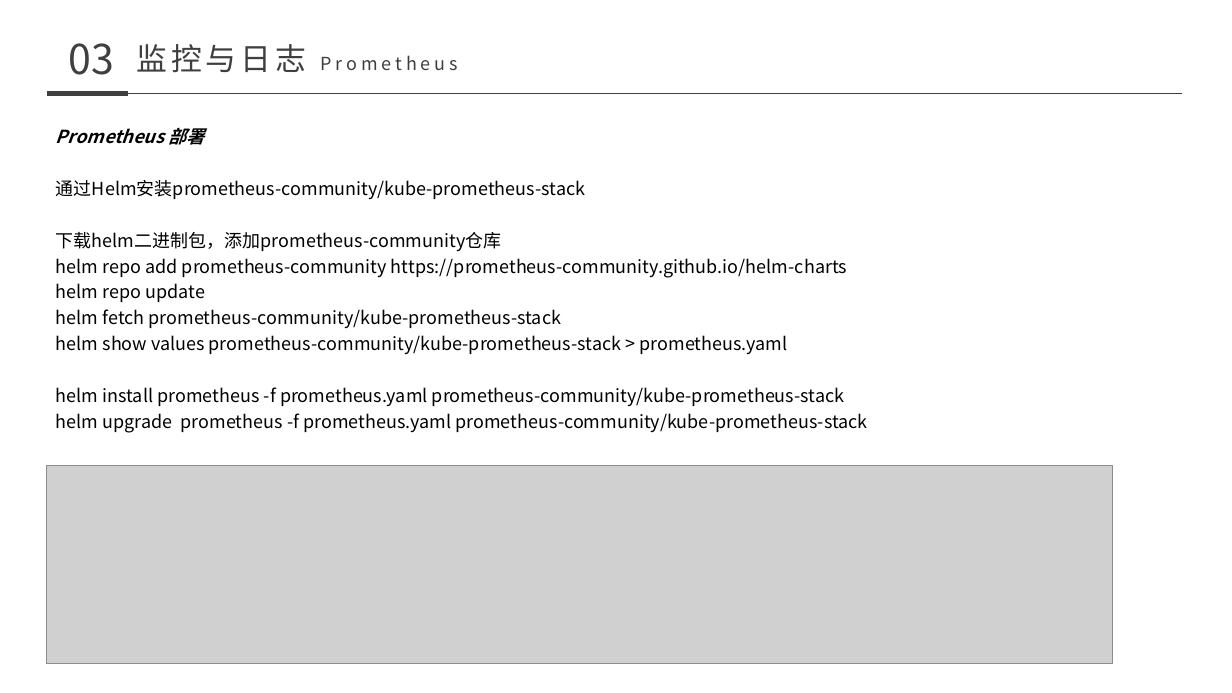
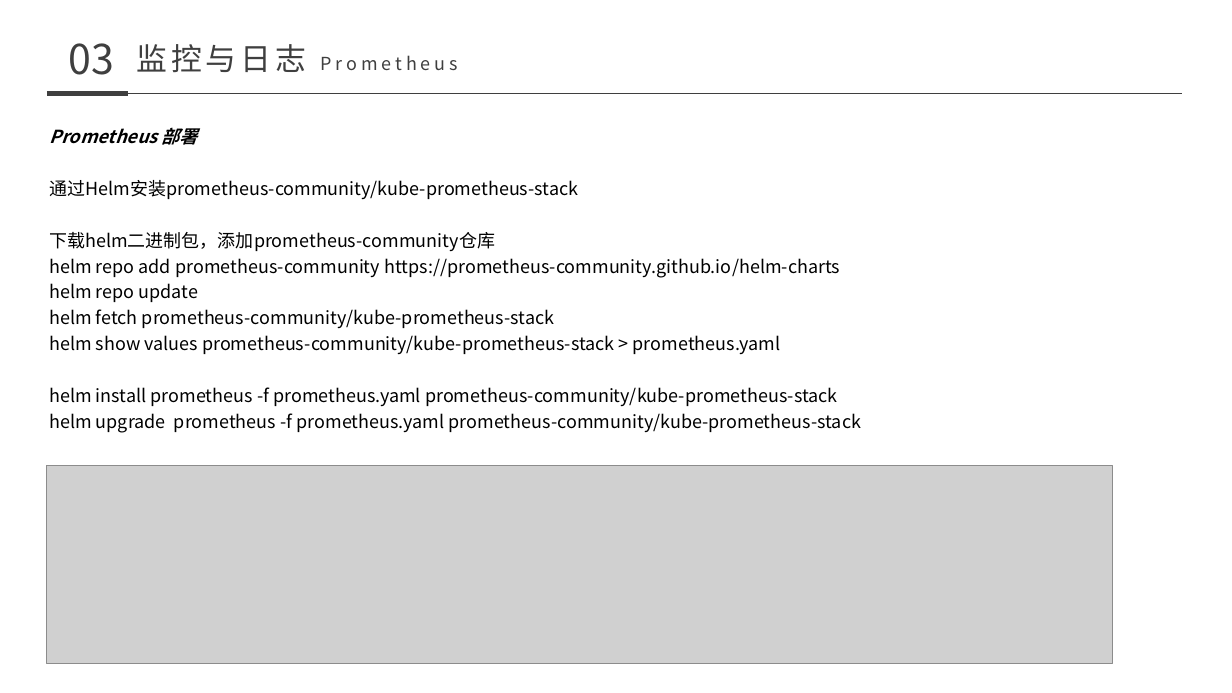
Before and after one commit to nutionMedivn/Kubernetes-training-camp, a slide deck: slide 73 of 基础/008-011 kubernetes.pptx. Drawn at 1232x693 pixels with LibreOffice and Linux fonts; fonts in the diff are those of the drawing; grey boxes stand for pictures. Boxes give left, top, right and bottom in pixels: in the first picture for what was removed or moved away, otherwise in the second. Text is boxed around its words. In the diff, an @@ line names an element or a change of style, - is before the commit and + after.

```diff
--- a/基础/008-011 kubernetes.pptx
+++ b/基础/008-011 kubernetes.pptx
@@ text "Prometheus 部署": place and size @@
-text "Prometheus 部署" at [56, 128, 868, 433]
+text "Prometheus 部署" at [49, 128, 861, 433]
```
Also in this commit, not shown: 5 other slides changed.
